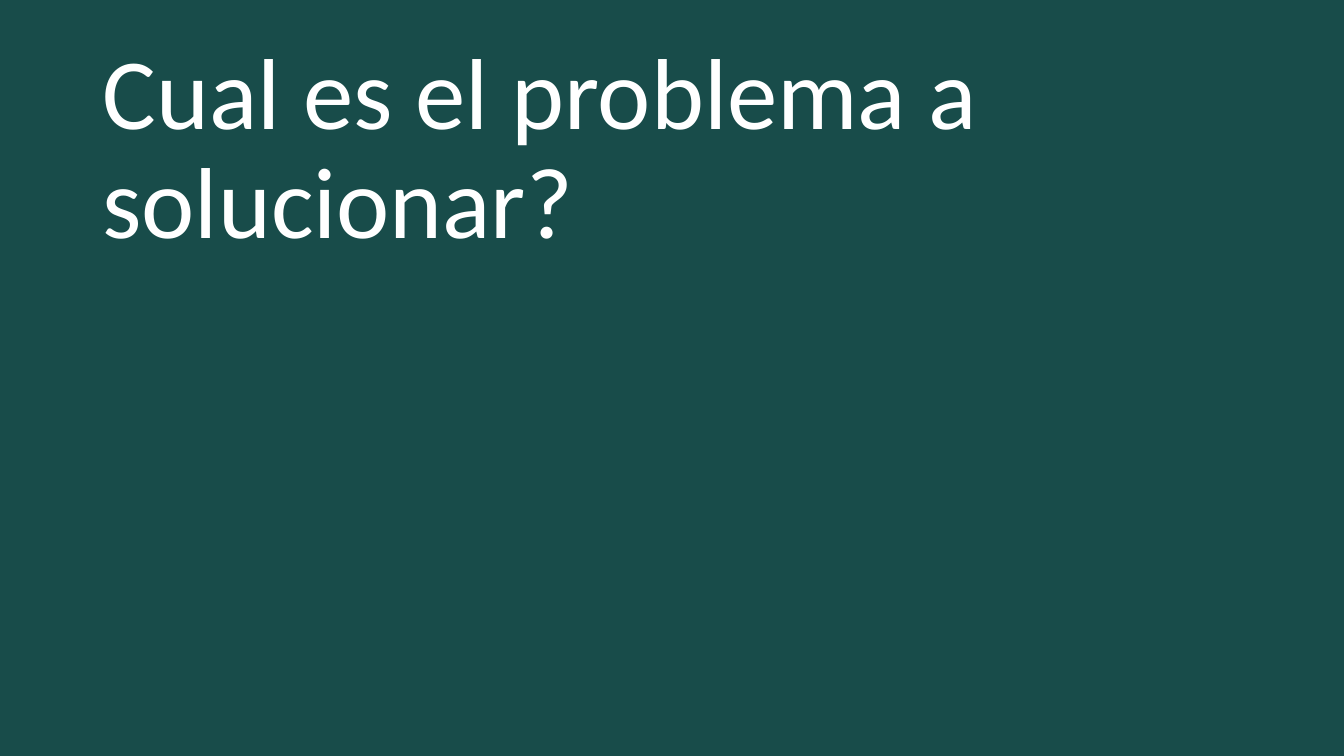
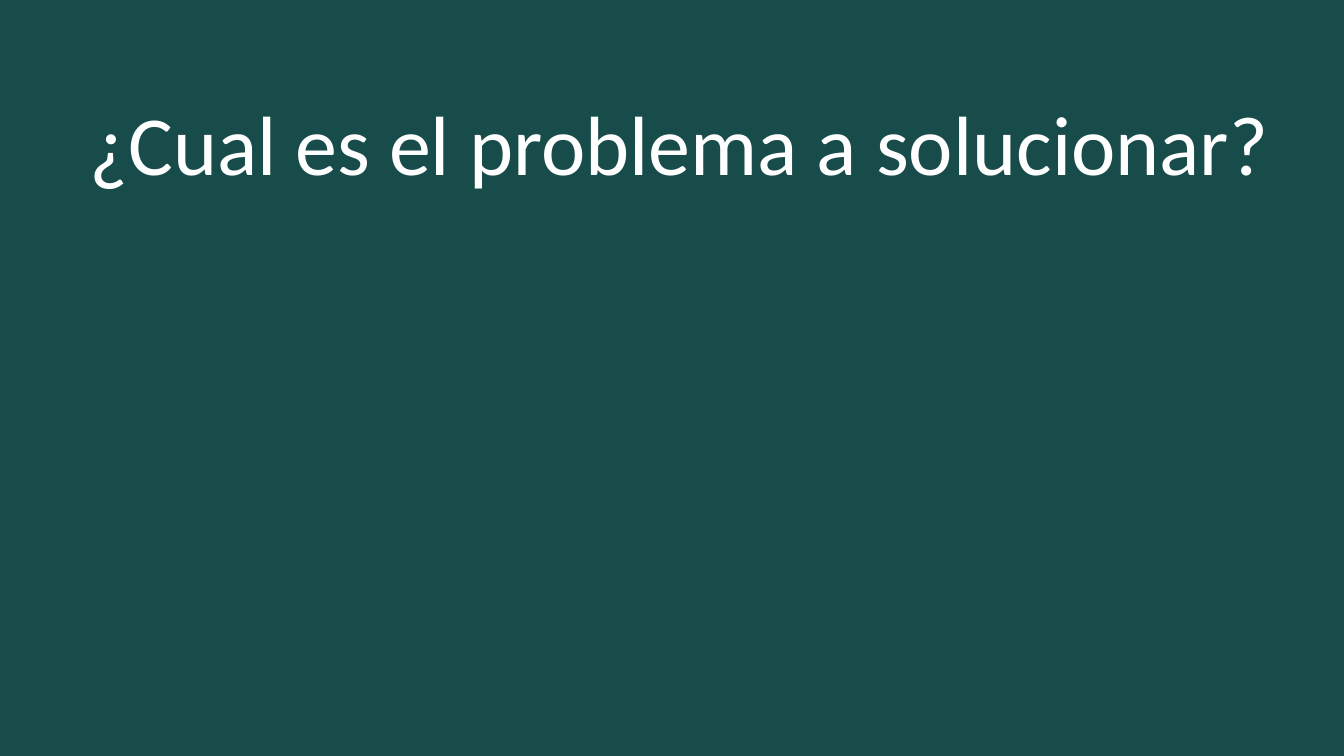
Before and after one commit to RobertoWEscorcia/probador, a slide deck: slide 4 of RA para captura de medidas corporales y visualización.pptx. Drawn at 1344x756 pixels with LibreOffice and Linux fonts; fonts in the diff are those of the drawing. Boxes give left, top, right and bottom in pixels: in the first picture for what was removed or moved away, otherwise in the second. Text is boxed around its words. In the diff, an @@ line names an element or a change of style, - is before the commit and + after.

```diff
--- a/RA para captura de medidas corporales y visualización.pptx
+++ b/RA para captura de medidas corporales y visualización.pptx
@@ title at bbox=[89, 116, 1268, 189]: text changed; size 72 to 60 pt @@
-Cual es el problema a solucionar?
+¿Cual es el problema a solucionar?
```
Also in this commit, not shown: 2 other slides changed.
